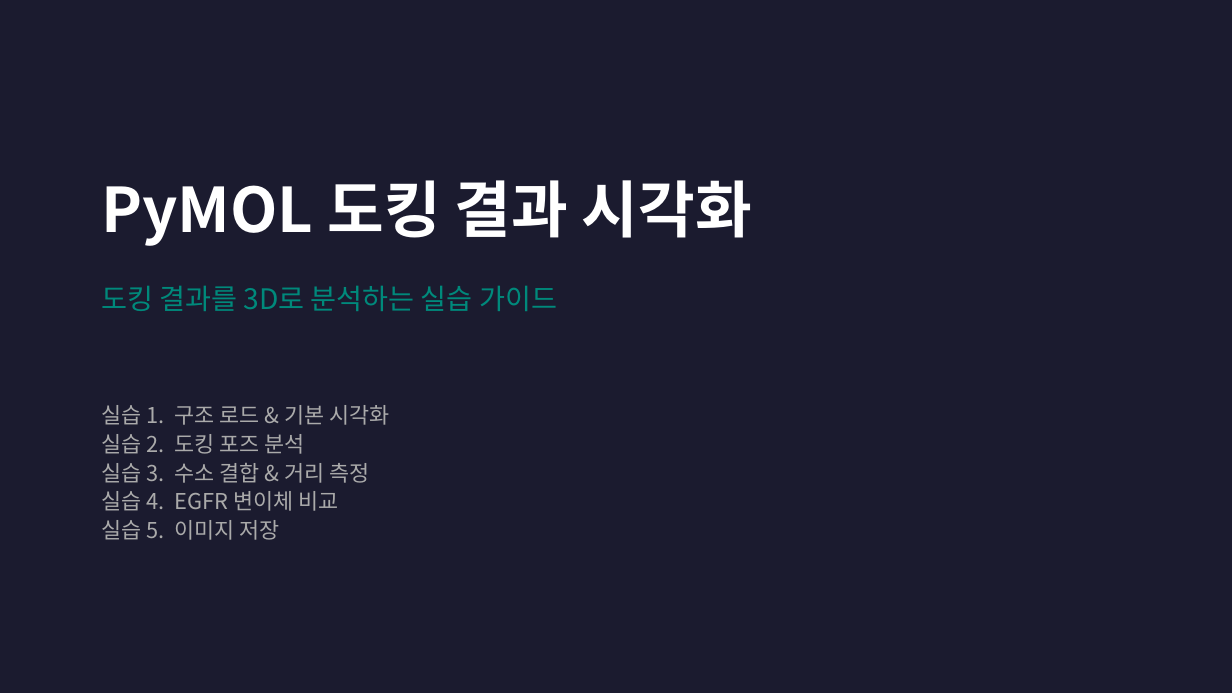
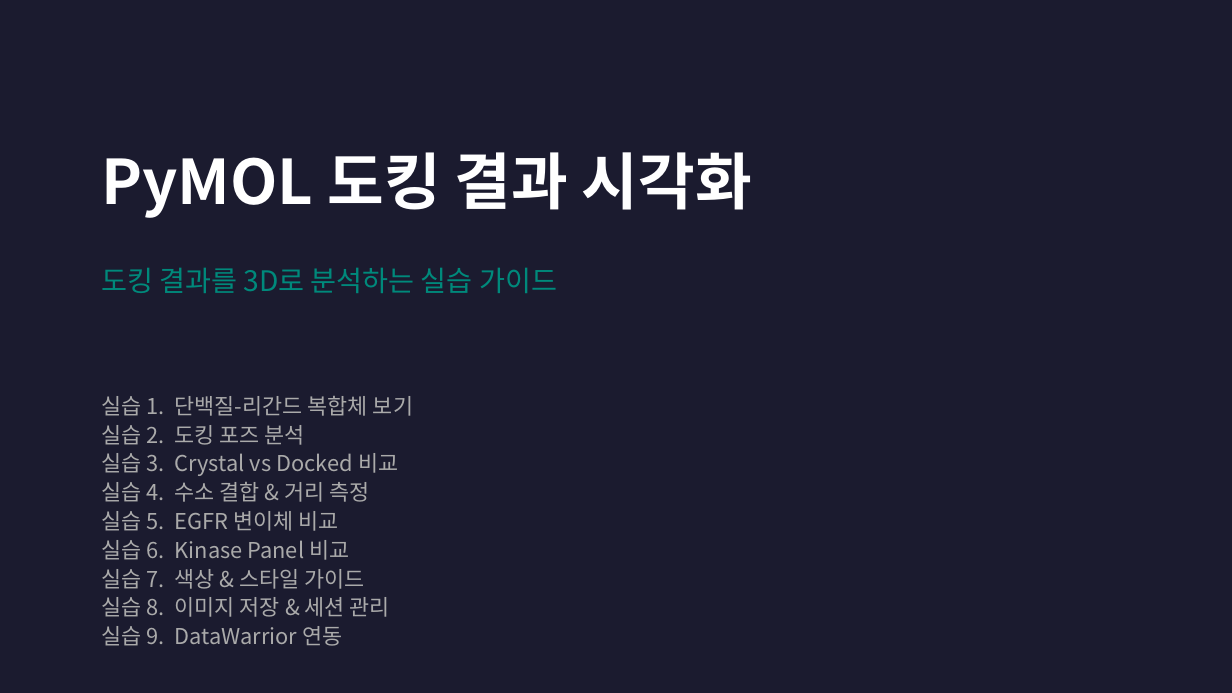
Before and after one commit to fourmodern/molecular_docking_tutorial, a slide deck: slide 1 of PyMOL_Tutorial.pptx. Drawn at 1232x693 pixels with LibreOffice and Linux fonts; fonts in the diff are those of the drawing. Boxes give left, top, right and bottom in pixels: in the first picture for what was removed or moved away, otherwise in the second. Text is boxed around its words. In the diff, an @@ line names an element or a change of style, - is before the commit and + after.

```diff
--- a/PyMOL_Tutorial.pptx
+++ b/PyMOL_Tutorial.pptx
@@ text "PyMOL 도킹 결과 시각화": place and size @@
-text "PyMOL 도킹 결과 시각화" at box(101, 180, 752, 246)
+text "PyMOL 도킹 결과 시각화" at box(101, 152, 752, 218)
@@ text "도킹 결과를 3D로 분석하는 실습 ...": place and size @@
-text "도킹 결과를 3D로 분석하는 실습 ..." at box(101, 286, 557, 311)
+text "도킹 결과를 3D로 분석하는 실습 ..." at box(101, 268, 557, 293)
@@ text "실습 1. 단백질-리간드 복합체 보기": place and size @@
-text "실습 1. 단백질-리간드 복합체 보기" at box(101, 405, 390, 540)
+text "실습 1. 단백질-리간드 복합체 보기" at box(101, 396, 413, 617)
@@ text at box(101, 396, 413, 416): text changed @@
-실습 1. 구조 로드 & 기본 시각화
+실습 1. 단백질-리간드 복합체 보기
@@ text at box(101, 453, 398, 617): text changed @@
-실습 3. 수소 결합 & 거리 측정
-실습 4. EGFR 변이체 비교
-실습 5. 이미지 저장
+실습 3. Crystal vs Docked 비교
+실습 4. 수소 결합 & 거리 측정
+실습 5. EGFR 변이체 비교
+실습 6. Kinase Panel 비교
+실습 7. 색상 & 스타일 가이드
+실습 8. 이미지 저장 & 세션 관리
+실습 9. DataWarrior 연동
```
Also in this commit, not shown: 7 other slides changed, 7 slides added, 1 slide removed, 2 other files.
